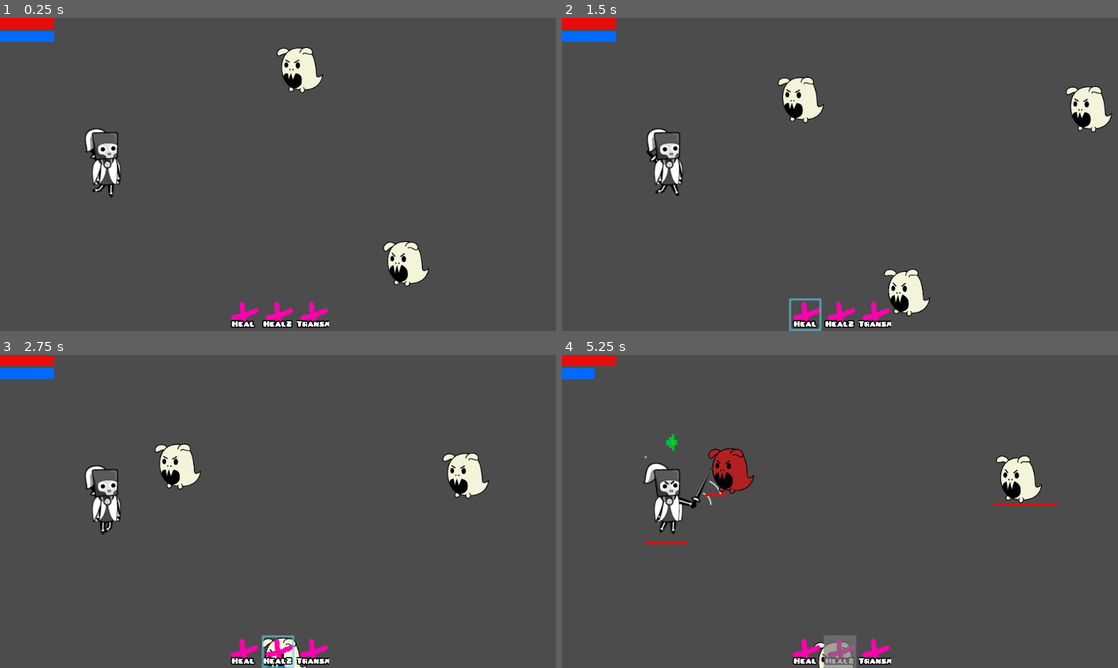
Above: before the commit, frames 1-4 (two rows, left to right).
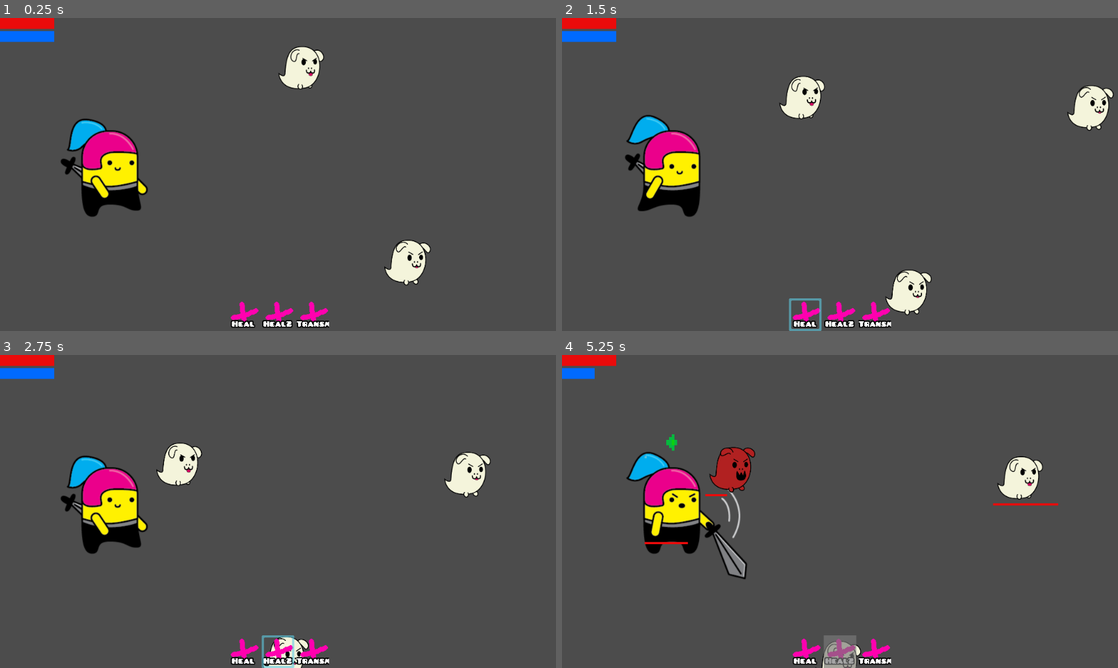
Above: after the commit, the same moments.

Repository: danreeves/godot-wild-jam-33
Game: Godot game, scene res://Main.tscn
The game is run twice, just before and just after one commit, with the same random seed, the same clock (stepped at 60 frames per second) and the same inputs. The engine's default icon, where the game draws it, is replaced by a stand-in: a white triangle on a blue panel in a dark square.
Inputs (mouse positions are in pixels of both pictures, inside the frame that each line leads up to):
- Up to frame 1 (0.25 s): no input
- Up to frame 2 (1.5 s): move the mouse to (673, 161) at 0.52 s; click (673, 161) at 0.67 s; move the mouse to (806, 315) at 1.27 s; click (806, 315) at 1.42 s
- Up to frame 3 (2.75 s): move the mouse to (278, 652) at 2.02 s; click (278, 652) at 2.17 s
- Up to frame 4 (5.25 s): move the mouse to (873, 652) at 2.77 s; click (873, 652) at 2.92 s; move the mouse to (734, 470) at 3.52 s; click (734, 470) at 3.67 s; move the mouse to (840, 664) at 4.27 s; click (840, 664) at 4.42 s; move the mouse to (1017, 480) at 5.02 s; click (1017, 480) at 5.17 s

The runs differ from the first frame. In frame 1, 4.2% of the frame differs, in the area x 10-78%, y 9-86%; in frame 2, 4.7%; in frame 3, 4.4%; in frame 4, 4.9%, in the area x 11-87%, y 29-100%.

Commit message:
update animation + clean up files
i love you

Diff:
--- a/Ghost.tscn
+++ b/Ghost.tscn
@@ -14,7 +14,6 @@
 rotation = 0.000606748
 frames = ExtResource( 1 )
 animation = "run"
-flip_h = true
 
 [node name="CollisionShape2D" type="CollisionShape2D" parent="."]
 position = Vector2( 9.9473, 23.8409 )
--- a/Ghost_Animation.tres
+++ b/Ghost_Animation.tres
@@ -1,45 +1,54 @@
-[gd_resource type="SpriteFrames" load_steps=22 format=2]
+[gd_resource type="SpriteFrames" load_steps=21 format=2]
 
-[ext_resource path="res://assets/Art/Ghost/ghost_Move-15.png" type="Texture" id=1]
-[ext_resource path="res://assets/Art/Ghost/ghost_Attack-10.png" type="Texture" id=2]
-[ext_resource path="res://assets/Art/Ghost/ghost_Attack-5.png" type="Texture" id=3]
-[ext_resource path="res://assets/Art/Ghost/ghost_Attack-9.png" type="Texture" id=4]
-[ext_resource path="res://assets/Art/Ghost/ghost_Attack-12.png" type="Texture" id=5]
-[ext_resource path="res://assets/Art/Ghost/ghost_Attack-8.png" type="Texture" id=6]
-[ext_resource path="res://assets/Art/Ghost/ghost_Attack-11.png" type="Texture" id=7]
-[ext_resource path="res://assets/Art/Ghost/ghost_Idle-3.png" type="Texture" id=8]
-[ext_resource path="res://assets/Art/Ghost/ghost_Move-14.png" type="Texture" id=9]
-[ext_resource path="res://assets/Art/Ghost/ghost_Move-17.png" type="Texture" id=10]
-[ext_resource path="res://assets/Art/Ghost/ghost_Idle-1.png" type="Texture" id=11]
-[ext_resource path="res://assets/Art/Ghost/ghost_Damage-18.png" type="Texture" id=12]
-[ext_resource path="res://assets/Art/Ghost/ghost_Damage-20.png" type="Texture" id=13]
-[ext_resource path="res://assets/Art/Ghost/ghost_Attack-6.png" type="Texture" id=14]
-[ext_resource path="res://assets/Art/Ghost/ghost_Damage-19.png" type="Texture" id=15]
-[ext_resource path="res://assets/Art/Ghost/ghost_Idle-4.png" type="Texture" id=16]
-[ext_resource path="res://assets/Art/Ghost/ghost_Idle-2.png" type="Texture" id=17]
-[ext_resource path="res://assets/Art/Ghost/ghost_Attack-7.png" type="Texture" id=18]
-[ext_resource path="res://assets/Art/Ghost/ghost_Move-16.png" type="Texture" id=19]
-[ext_resource path="res://assets/Art/Ghost/ghost_Damage-21.png" type="Texture" id=20]
-[ext_resource path="res://assets/Art/Ghost/ghost_Attack-13.png" type="Texture" id=21]
+[ext_resource path="res://assets/Art/Ghost/ghost_Run1_1.png" type="Texture" id=1]
+[ext_resource path="res://assets/Art/Ghost/ghost_Run2_1.png" type="Texture" id=2]
+[ext_resource path="res://assets/Art/Ghost/ghost_Hit1_1.png" type="Texture" id=3]
+[ext_resource path="res://assets/Art/Ghost/ghost_Idle2_1.png" type="Texture" id=4]
+[ext_resource path="res://assets/Art/Ghost/ghost_Idle1_1.png" type="Texture" id=5]
+[ext_resource path="res://assets/Art/Ghost/ghost_Hit2_1.png" type="Texture" id=6]
+[ext_resource path="res://assets/Art/Ghost/ghost_Idle3_1.png" type="Texture" id=7]
+[ext_resource path="res://assets/Art/Ghost/ghost_Attack1_1.png" type="Texture" id=8]
+[ext_resource path="res://assets/Art/Ghost/ghost_Attack2_1.png" type="Texture" id=9]
+[ext_resource path="res://assets/Art/Ghost/ghost_Attack3.png" type="Texture" id=10]
+[ext_resource path="res://assets/Art/Ghost/ghost_Attack4.png" type="Texture" id=11]
+[ext_resource path="res://assets/Art/Ghost/ghost_Die1_1.png" type="Texture" id=12]
+[ext_resource path="res://assets/Art/Ghost/ghost_Die2_1.png" type="Texture" id=13]
+[ext_resource path="res://assets/Art/Ghost/ghost_Die3_1.png" type="Texture" id=14]
+[ext_resource path="res://assets/Art/Ghost/ghost_Flee1.png" type="Texture" id=15]
+[ext_resource path="res://assets/Art/Ghost/ghost_Flee2.png" type="Texture" id=16]
+[ext_resource path="res://assets/Art/Ghost/ghost_Die4_1.png" type="Texture" id=17]
+[ext_resource path="res://assets/Art/Ghost/ghost_Die5_1.png" type="Texture" id=18]
+[ext_resource path="res://assets/Art/Ghost/ghost_Die6_1.png" type="Texture" id=19]
+[ext_resource path="res://assets/Art/Ghost/ghost_Die7.png" type="Texture" id=20]
 
 [resource]
 animations = [ {
-"frames": [ ExtResource( 11 ), ExtResource( 17 ), ExtResource( 8 ), ExtResource( 16 ) ],
+"frames": [ ExtResource( 5 ), ExtResource( 4 ), ExtResource( 5 ), ExtResource( 4 ), ExtResource( 5 ), ExtResource( 4 ), ExtResource( 5 ), ExtResource( 4 ), ExtResource( 5 ), ExtResource( 4 ), ExtResource( 5 ), ExtResource( 4 ), ExtResource( 5 ), ExtResource( 4 ), ExtResource( 7 ), ExtResource( 4 ) ],
 "loop": true,
 "name": "idle",
 "speed": 5.0
 }, {
-"frames": [ ExtResource( 3 ), ExtResource( 14 ), ExtResource( 18 ), ExtResource( 6 ), ExtResource( 2 ), ExtResource( 7 ), ExtResource( 5 ), ExtResource( 21 ), ExtResource( 4 ) ],
+"frames": [ ExtResource( 3 ), ExtResource( 6 ) ],
+"loop": true,
+"name": "hit",
+"speed": 5.0
+}, {
+"frames": [ ExtResource( 15 ), ExtResource( 16 ) ],
+"loop": true,
+"name": "flee",
+"speed": 5.0
+}, {
+"frames": [ ExtResource( 12 ), ExtResource( 13 ), ExtResource( 14 ), ExtResource( 17 ), ExtResource( 18 ), ExtResource( 19 ), ExtResource( 20 ) ],
+"loop": true,
+"name": "die",
+"speed": 5.0
+}, {
+"frames": [ ExtResource( 8 ), ExtResource( 9 ), ExtResource( 10 ), ExtResource( 11 ) ],
 "loop": false,
 "name": "attack",
 "speed": 5.0
 }, {
-"frames": [ ExtResource( 12 ), ExtResource( 15 ), ExtResource( 13 ), ExtResource( 20 ) ],
-"loop": true,
-"name": "damage",
-"speed": 5.0
-}, {
-"frames": [ ExtResource( 9 ), ExtResource( 1 ), ExtResource( 19 ), ExtResource( 10 ) ],
+"frames": [ ExtResource( 1 ), ExtResource( 2 ) ],
 "loop": true,
 "name": "run",
 "speed": 5.0
--- a/Hero_Animation.tres
+++ b/Hero_Animation.tres
@@ -1,82 +1,64 @@
-[gd_resource type="SpriteFrames" load_steps=43 format=2]
+[gd_resource type="SpriteFrames" load_steps=25 format=2]
 
-[ext_resource path="res://assets/Art/Hero/hero_Camp-44.png" type="Texture" id=1]
-[ext_resource path="res://assets/Art/Hero/hero_Camp-46.png" type="Texture" id=2]
-[ext_resource path="res://assets/Art/Hero/hero_Camp-45.png" type="Texture" id=3]
-[ext_resource path="res://assets/Art/Hero/hero_Move-16.png" type="Texture" id=4]
-[ext_resource path="res://assets/Art/Hero/hero_Camp-43.png" type="Texture" id=5]
-[ext_resource path="res://assets/Art/Hero/hero_Camp-47.png" type="Texture" id=6]
-[ext_resource path="res://assets/Art/Hero/hero_Idle-4.png" type="Texture" id=7]
-[ext_resource path="res://assets/Art/Hero/hero_Attack-26.png" type="Texture" id=8]
-[ext_resource path="res://assets/Art/Hero/hero_Attack-28.png" type="Texture" id=9]
-[ext_resource path="res://assets/Art/Hero/hero_Death-18.png" type="Texture" id=10]
-[ext_resource path="res://assets/Art/Hero/hero_Death-21.png" type="Texture" id=11]
-[ext_resource path="res://assets/Art/Hero/hero_Drink-34.png" type="Texture" id=12]
-[ext_resource path="res://assets/Art/Hero/hero_Death-22.png" type="Texture" id=13]
-[ext_resource path="res://assets/Art/Hero/hero_Drink-33.png" type="Texture" id=14]
-[ext_resource path="res://assets/Art/Hero/hero_Drink-36.png" type="Texture" id=15]
-[ext_resource path="res://assets/Art/Hero/hero_Idle-3.png" type="Texture" id=16]
-[ext_resource path="res://assets/Art/Hero/hero_Idle-5.png" type="Texture" id=17]
-[ext_resource path="res://assets/Art/Hero/hero_Idle-6.png" type="Texture" id=18]
-[ext_resource path="res://assets/Art/Hero/hero_Idle-7.png" type="Texture" id=19]
-[ext_resource path="res://assets/Art/Hero/hero_Idle-8.png" type="Texture" id=20]
-[ext_resource path="res://assets/Art/Hero/hero_Death-25.png" type="Texture" id=21]
-[ext_resource path="res://assets/Art/Hero/hero_Attack-25.png" type="Texture" id=22]
-[ext_resource path="res://assets/Art/Hero/hero_Attack-29.png" type="Texture" id=23]
-[ext_resource path="res://assets/Art/Hero/hero_Death-19.png" type="Texture" id=24]
-[ext_resource path="res://assets/Art/Hero/hero_Death-20.png" type="Texture" id=25]
-[ext_resource path="res://assets/Art/Hero/hero_Death-23.png" type="Texture" id=27]
-[ext_resource path="res://assets/Art/Hero/hero_Drink-32.png" type="Texture" id=28]
-[ext_resource path="res://assets/Art/Hero/hero_Death-17.png" type="Texture" id=29]
-[ext_resource path="res://assets/Art/Hero/hero_Drink-31.png" type="Texture" id=30]
-[ext_resource path="res://assets/Art/Hero/hero_Death-24.png" type="Texture" id=31]
-[ext_resource path="res://assets/Art/Hero/hero_Drink-35.png" type="Texture" id=32]
-[ext_resource path="res://assets/Art/Hero/hero_Drink-37.png" type="Texture" id=33]
-[ext_resource path="res://assets/Art/Hero/hero_Idle-1.png" type="Texture" id=34]
-[ext_resource path="res://assets/Art/Hero/hero_Idle-2.png" type="Texture" id=35]
-[ext_resource path="res://assets/Art/Hero/hero_Drink-30.png" type="Texture" id=36]
-[ext_resource path="res://assets/Art/Hero/hero_Move-14.png" type="Texture" id=37]
-[ext_resource path="res://assets/Art/Hero/hero_Move-12.png" type="Texture" id=41]
-[ext_resource path="res://assets/Art/Hero/hero_Damage-39.png" type="Texture" id=43]
-[ext_resource path="res://assets/Art/Hero/hero_Damage-41.png" type="Texture" id=44]
-[ext_resource path="res://assets/Art/Hero/hero_Damage-40.png" type="Texture" id=45]
-[ext_resource path="res://assets/Art/Hero/hero_Damage-38.png" type="Texture" id=46]
-[ext_resource path="res://assets/Art/Hero/hero_Damage-42.png" type="Texture" id=47]
+[ext_resource path="res://assets/Art/Hero/hero_Camp1.png" type="Texture" id=1]
+[ext_resource path="res://assets/Art/Hero/hero_Camp2.png" type="Texture" id=2]
+[ext_resource path="res://assets/Art/Hero/hero_Camp3.png" type="Texture" id=3]
+[ext_resource path="res://assets/Art/Hero/hero_Camp4.png" type="Texture" id=4]
+[ext_resource path="res://assets/Art/Hero/hero_Drink3.png" type="Texture" id=5]
+[ext_resource path="res://assets/Art/Hero/hero_Drink4.png" type="Texture" id=6]
+[ext_resource path="res://assets/Art/Hero/hero_Attack2.png" type="Texture" id=7]
+[ext_resource path="res://assets/Art/Hero/hero_Hit1.png" type="Texture" id=8]
+[ext_resource path="res://assets/Art/Hero/hero_Idle2.png" type="Texture" id=9]
+[ext_resource path="res://assets/Art/Hero/hero_Idle3.png" type="Texture" id=10]
+[ext_resource path="res://assets/Art/Hero/hero_Die3.png" type="Texture" id=11]
+[ext_resource path="res://assets/Art/Hero/hero_Run1.png" type="Texture" id=12]
+[ext_resource path="res://assets/Art/Hero/hero_Idle1.png" type="Texture" id=13]
+[ext_resource path="res://assets/Art/Hero/hero_Attack1.png" type="Texture" id=14]
+[ext_resource path="res://assets/Art/Hero/hero_Drink5.png" type="Texture" id=15]
+[ext_resource path="res://assets/Art/Hero/hero_Die2.png" type="Texture" id=16]
+[ext_resource path="res://assets/Art/Hero/hero_Hit2.png" type="Texture" id=17]
+[ext_resource path="res://assets/Art/Hero/hero_Die4.png" type="Texture" id=18]
+[ext_resource path="res://assets/Art/Hero/hero_Die5.png" type="Texture" id=19]
+[ext_resource path="res://assets/Art/Hero/hero_Die1.png" type="Texture" id=20]
+[ext_resource path="res://assets/Art/Hero/hero_Drink2.png" type="Texture" id=21]
+[ext_resource path="res://assets/Art/Hero/hero_Run2.png" type="Texture" id=22]
+[ext_resource path="res://assets/Art/Hero/hero_Drink1.png" type="Texture" id=23]
+[ext_resource path="res://assets/Art/Hero/hero_Die6.png" type="Texture" id=24]
 
 [resource]
 animations = [ {
-"frames": [ ExtResource( 34 ), ExtResource( 35 ), ExtResource( 16 ), ExtResource( 7 ), ExtResource( 17 ), ExtResource( 18 ), ExtResource( 19 ), ExtResource( 20 ), ExtResource( 34 ), ExtResource( 35 ), ExtResource( 16 ), ExtResource( 17 ), ExtResource( 18 ), ExtResource( 19 ), ExtResource( 20 ), ExtResource( 34 ), ExtResource( 35 ), ExtResource( 16 ), ExtResource( 17 ), ExtResource( 18 ), ExtResource( 19 ), ExtResource( 20 ) ],
+"frames": [ ExtResource( 13 ), ExtResource( 9 ), ExtResource( 13 ), ExtResource( 9 ), ExtResource( 13 ), ExtResource( 9 ), ExtResource( 13 ), ExtResource( 9 ), ExtResource( 13 ), ExtResource( 9 ), ExtResource( 13 ), ExtResource( 9 ), ExtResource( 13 ), ExtResource( 9 ), ExtResource( 13 ), ExtResource( 9 ), ExtResource( 10 ), ExtResource( 9 ) ],
 "loop": true,
 "name": "idle",
 "speed": 5.0
 }, {
-"frames": [ ExtResource( 22 ), ExtResource( 8 ), ExtResource( 9 ), ExtResource( 23 ) ],
+"frames": [ ExtResource( 8 ), ExtResource( 17 ) ],
+"loop": true,
+"name": "hit",
+"speed": 5.0
+}, {
+"frames": [ ExtResource( 20 ), ExtResource( 16 ), ExtResource( 11 ), ExtResource( 18 ), ExtResource( 19 ), ExtResource( 24 ) ],
+"loop": false,
+"name": "die",
+"speed": 5.0
+}, {
+"frames": [ ExtResource( 14 ), ExtResource( 7 ) ],
 "loop": false,
 "name": "attack",
 "speed": 5.0
 }, {
-"frames": [ ExtResource( 5 ), ExtResource( 1 ), ExtResource( 3 ), ExtResource( 2 ), ExtResource( 3 ), ExtResource( 2 ), ExtResource( 3 ), ExtResource( 2 ), ExtResource( 3 ), ExtResource( 2 ), ExtResource( 6 ) ],
-"loop": false,
-"name": "camp",
-"speed": 5.0
-}, {
-"frames": [ ExtResource( 46 ), ExtResource( 43 ), ExtResource( 45 ), ExtResource( 44 ), ExtResource( 47 ) ],
-"loop": true,
-"name": "damage",
-"speed": 5.0
-}, {
-"frames": [ ExtResource( 36 ), ExtResource( 30 ), ExtResource( 28 ), ExtResource( 14 ), ExtResource( 12 ), ExtResource( 32 ), ExtResource( 15 ), ExtResource( 33 ) ],
+"frames": [ ExtResource( 23 ), ExtResource( 21 ), ExtResource( 5 ), ExtResource( 6 ), ExtResource( 15 ) ],
 "loop": false,
 "name": "drink",
 "speed": 5.0
 }, {
-"frames": [ ExtResource( 41 ), ExtResource( 37 ), ExtResource( 4 ) ],
+"frames": [ ExtResource( 12 ), ExtResource( 22 ) ],
 "loop": true,
 "name": "run",
 "speed": 4.0
 }, {
-"frames": [ ExtResource( 29 ), ExtResource( 10 ), ExtResource( 24 ), ExtResource( 25 ), ExtResource( 11 ), ExtResource( 13 ), ExtResource( 27 ), ExtResource( 31 ), ExtResource( 21 ) ],
+"frames": [ ExtResource( 1 ), ExtResource( 2 ), ExtResource( 3 ), ExtResource( 2 ), ExtResource( 3 ), ExtResource( 2 ), ExtResource( 3 ), ExtResource( 2 ), ExtResource( 3 ), ExtResource( 2 ), ExtResource( 3 ), ExtResource( 2 ), ExtResource( 3 ), ExtResource( 4 ) ],
 "loop": false,
-"name": "die",
+"name": "camp",
 "speed": 5.0
 } ]
--- a/Main.tscn
+++ b/Main.tscn
@@ -16,6 +16,7 @@
 scale = Vector2( 0.5, 0.5 )
 frames = ExtResource( 4 )
 animation = "idle"
+frame = 10
 playing = true
 
 [node name="Enemy2" parent="." instance=ExtResource( 2 )]
@@ -25,7 +26,7 @@
 scale = Vector2( 0.5, 0.5 )
 frames = ExtResource( 4 )
 animation = "idle"
-frame = 3
+frame = 5
 playing = true
 
 [node name="Enemy3" parent="." instance=ExtResource( 2 )]
@@ -35,4 +36,5 @@
 scale = Vector2( 0.5, 0.5 )
 frames = ExtResource( 4 )
 animation = "idle"
+frame = 13
 playing = true
Binary file removed: assets/Art/Ghost/ghost_Attack-10.png
Not shown, removed: assets/Art/Ghost/ghost_Attack-10.png.import
Binary file removed: assets/Art/Ghost/ghost_Attack-11.png
Not shown, removed: assets/Art/Ghost/ghost_Attack-11.png.import
Binary file removed: assets/Art/Ghost/ghost_Attack-12.png
Not shown, removed: assets/Art/Ghost/ghost_Attack-12.png.import
Binary file removed: assets/Art/Ghost/ghost_Attack-13.png
Not shown, removed: assets/Art/Ghost/ghost_Attack-13.png.import
Binary file removed: assets/Art/Ghost/ghost_Attack-5.png
Not shown, removed: assets/Art/Ghost/ghost_Attack-5.png.import
Binary file removed: assets/Art/Ghost/ghost_Attack-6.png
Not shown, removed: assets/Art/Ghost/ghost_Attack-6.png.import
(and 224 more such lines)
